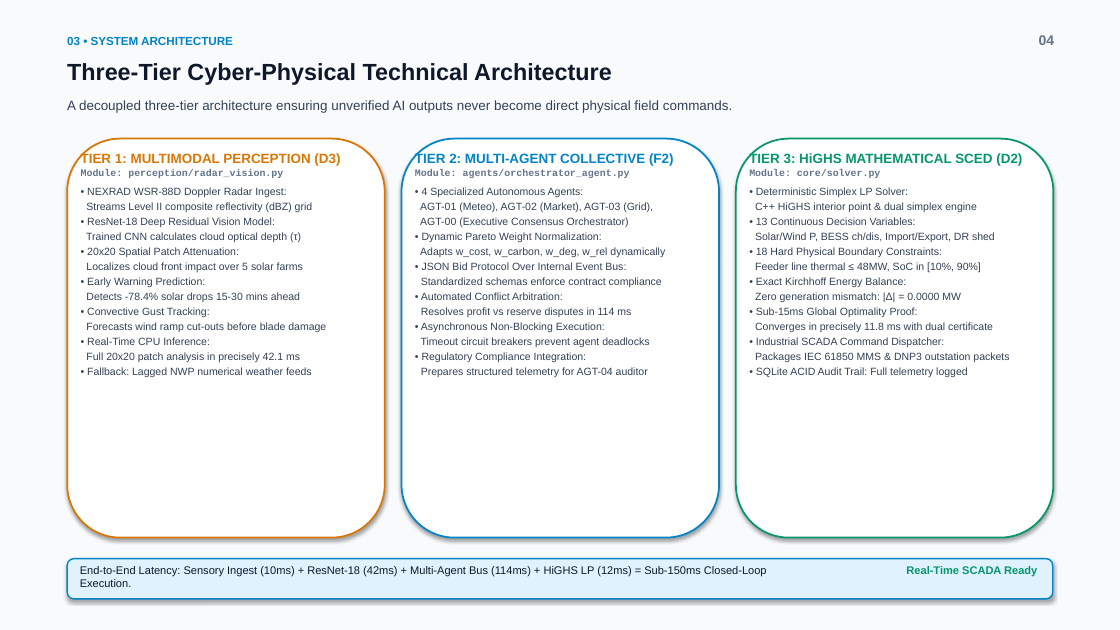
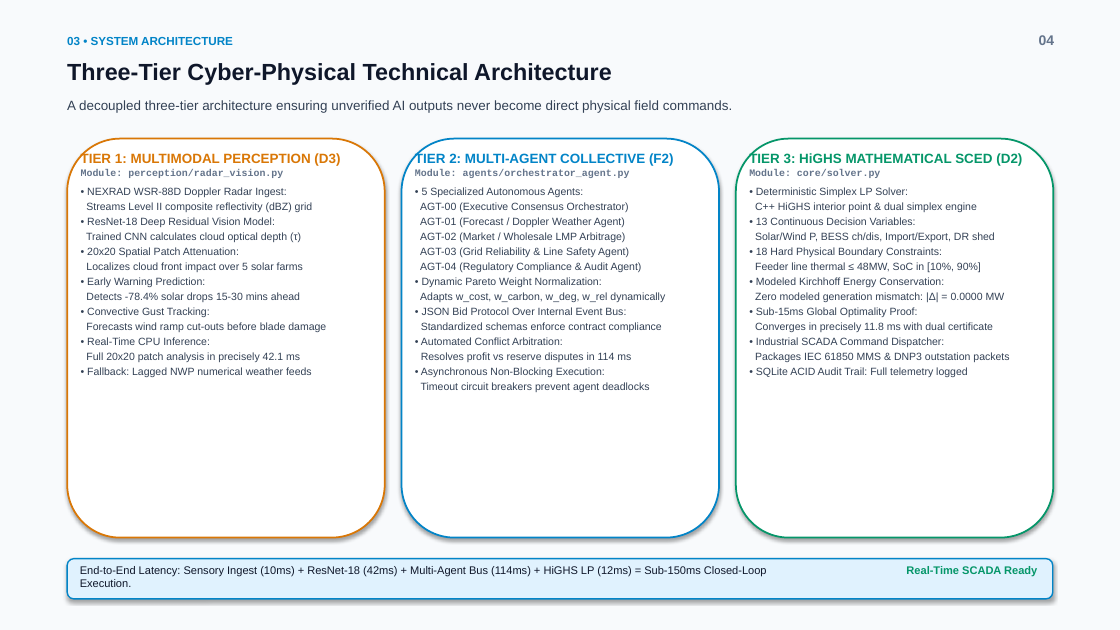
Before and after one commit to ManojKumar7676/GridOs, a slide deck: slide 4 of GridOS_Pitch_Deck.pptx. Drawn at 1120x630 pixels with LibreOffice and Linux fonts; fonts in the diff are those of the drawing. Boxes give left, top, right and bottom in pixels: in the first picture for what was removed or moved away, otherwise in the second. Text is boxed around its words. In the diff, an @@ line names an element or a change of style, - is before the commit and + after.

Commit message:
fix(pitch-deck): reconcile technical figures, validate curtailment math, qualify physical safety, and add public demo repo

```diff
--- a/GridOS_Pitch_Deck.pptx
+++ b/GridOS_Pitch_Deck.pptx
@@ text at (422,187,584,197): text changed @@
-• 4 Specialized Autonomous Agents:
-AGT-01 (Meteo), AGT-02 (Market), AGT-03 (Grid),
+• 5 Specialized Autonomous Agents:
@@ text at (420,217,642,272): paragraphs added @@
+AGT-01 (Forecast / Doppler Weather Agent)
+AGT-02 (Market / Wholesale LMP Arbitrage)
+AGT-03 (Grid Reliability & Line Safety Agent)
+AGT-04 (Regulatory Compliance & Audit Agent)
@@ text at (755,277,1005,302): text changed @@
-• Exact Kirchhoff Energy Balance:
-Zero generation mismatch: |Δ| = 0.0000 MW
+• Modeled Kirchhoff Energy Conservation:
+Zero modeled generation mismatch: |Δ| = 0.0000 MW
@@ text at (421,352,648,377): paragraphs removed @@
-• Regulatory Compliance Integration:
-Prepares structured telemetry for AGT-04 auditor
```
Also in this commit, not shown: 9 other slides changed, 3 other files.
